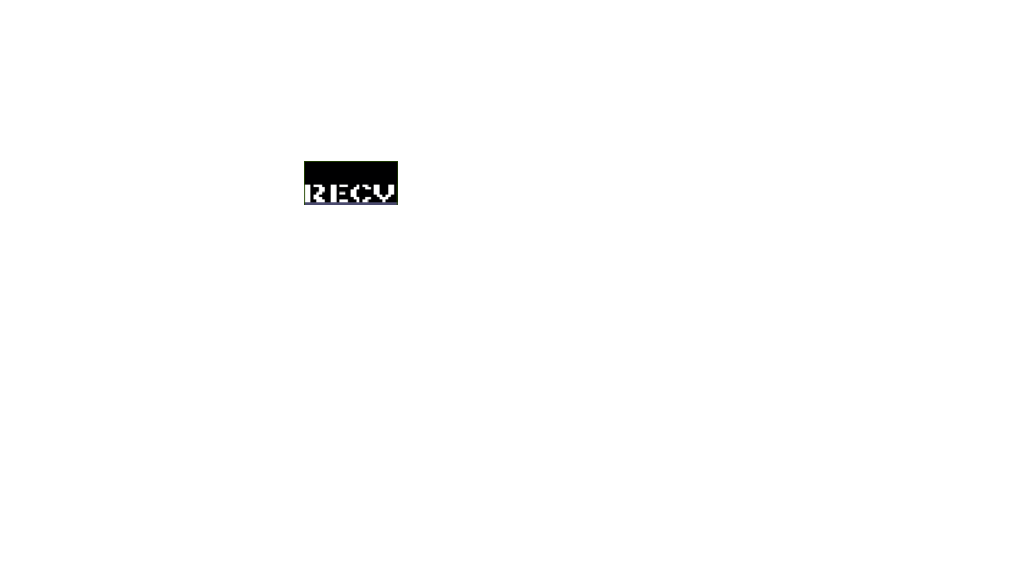
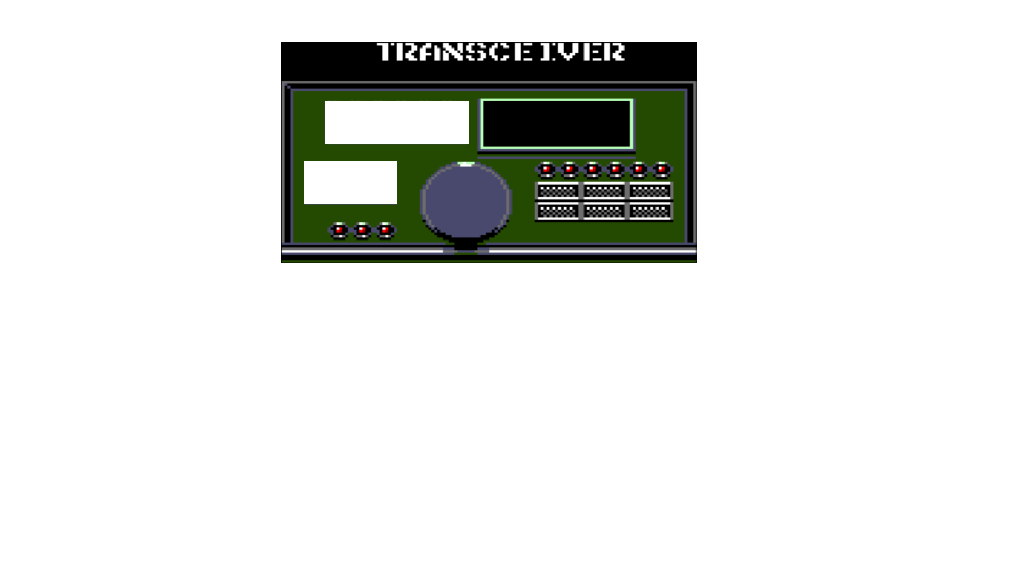
Revision of a layered 1024x576 image; what changed, layer by layer:
hid "receive" over left=304, top=161, right=398, bottom=205
hid "send" over left=304, top=161, right=398, bottom=205
showed "radio-static", painted on it over left=281, top=42, right=697, bottom=263
